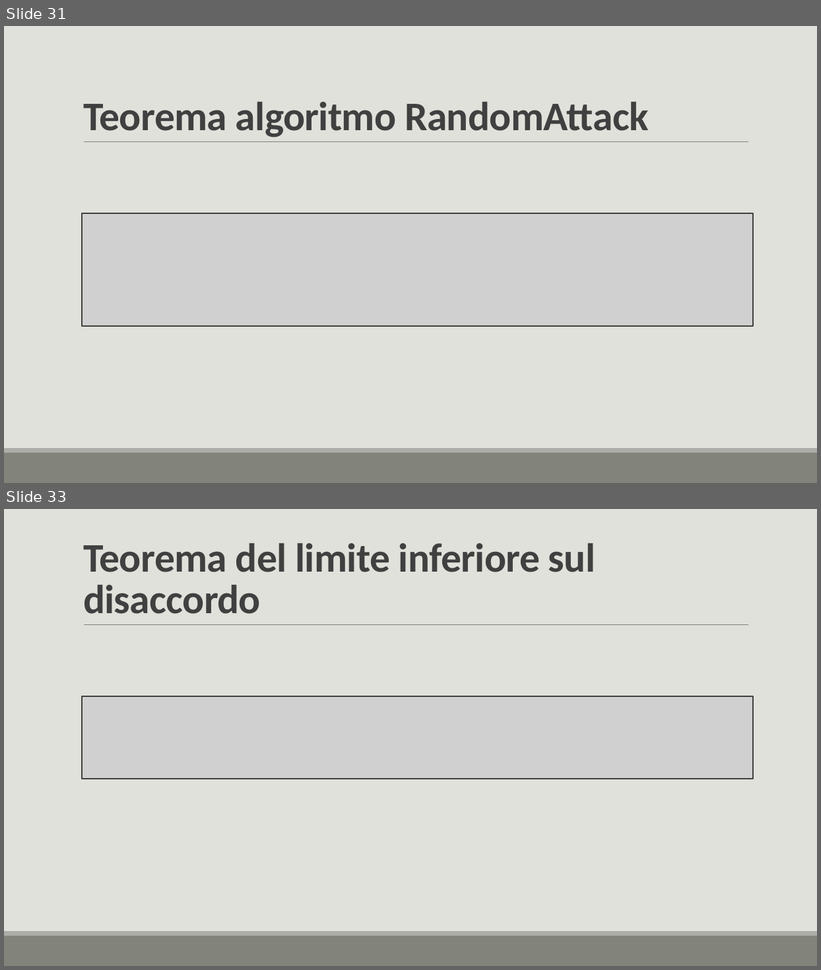
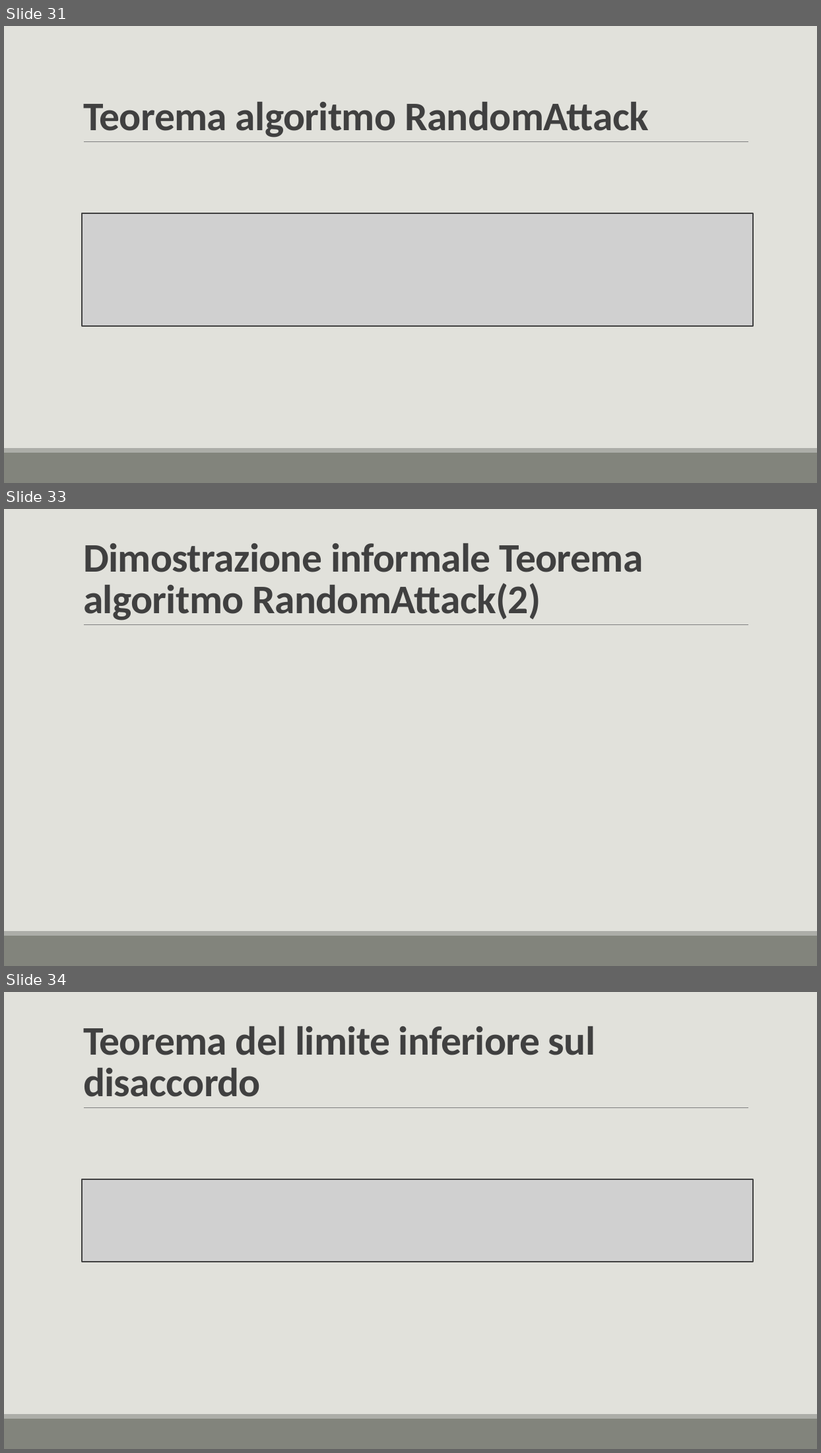
Before and after one commit to lory9894University/mcad, a slide deck: Prensentazione_V2.pptx. Shown one above the other, each under a label of ours: slides 31 and 33 before the commit, slides 31, 33 and 34 after it; the slides between them are not shown. The pictures are 821x970 and 821x1453 pixels, drawn with LibreOffice and Linux fonts; fonts in the diff are those of the drawing; grey boxes stand for pictures. Boxes give left, top, right and bottom in pixels: in the first picture for what was removed or moved away, otherwise in the second. Text is boxed around its words. In the diff, an @@ line names an element or a change of style, - is before the commit and + after.

```diff
--- a/Prensentazione_V2.pptx
+++ b/Prensentazione_V2.pptx
@@ slide 33 added at (4, 509, 817, 966), background #E1E1DB; not listed: 3 template elements that a slide beside it also shows @@
@@ title added at (83, 543, 643, 621), 48 pt, text #404040, bold @@
+Dimostrazione informale Teorema algoritmo RandomAttack(2)
@@ what was slide 33 is now slide 34 @@
```
Also in this commit, not shown: 5 slides changed, 1 other slide added, 1 slide removed.
